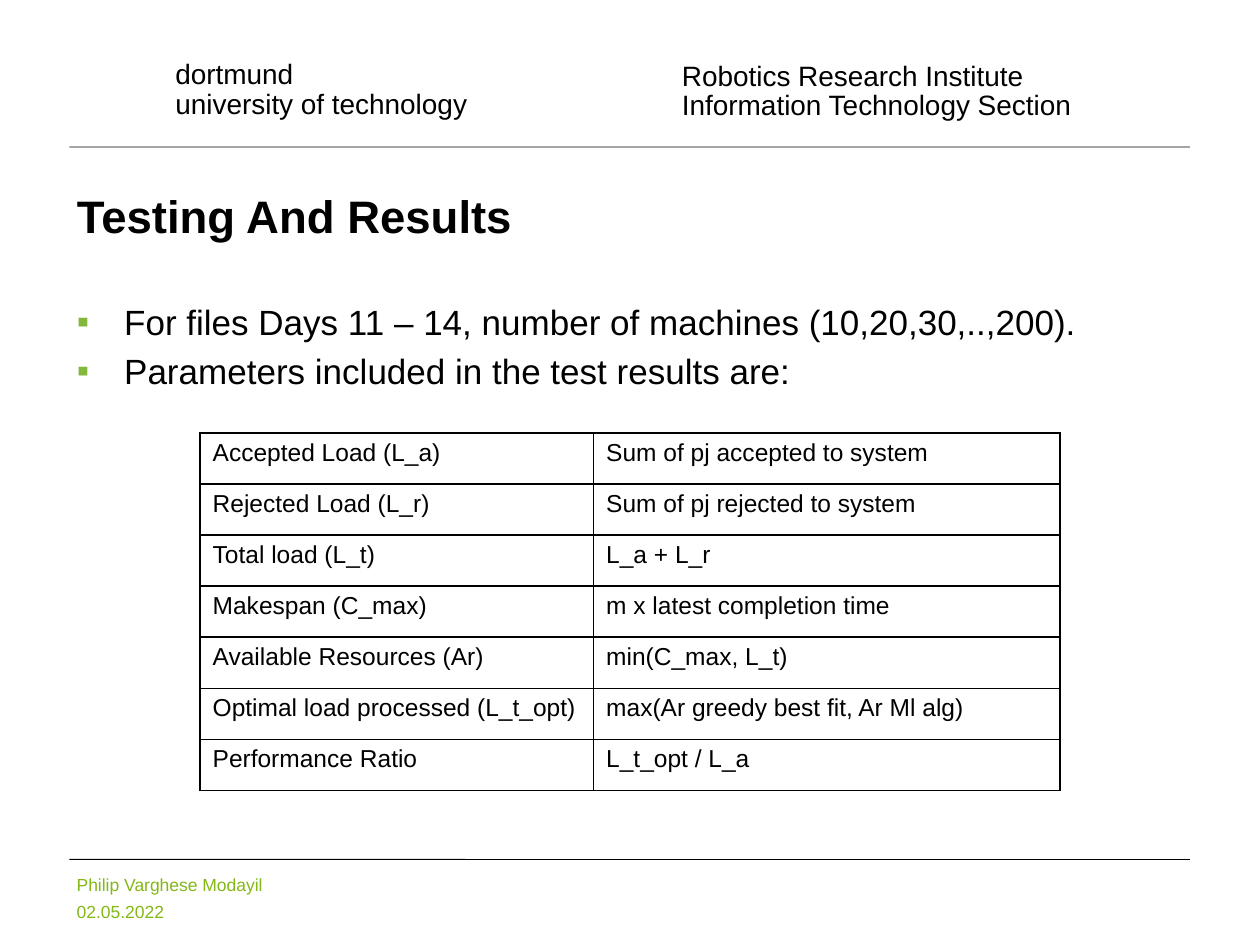
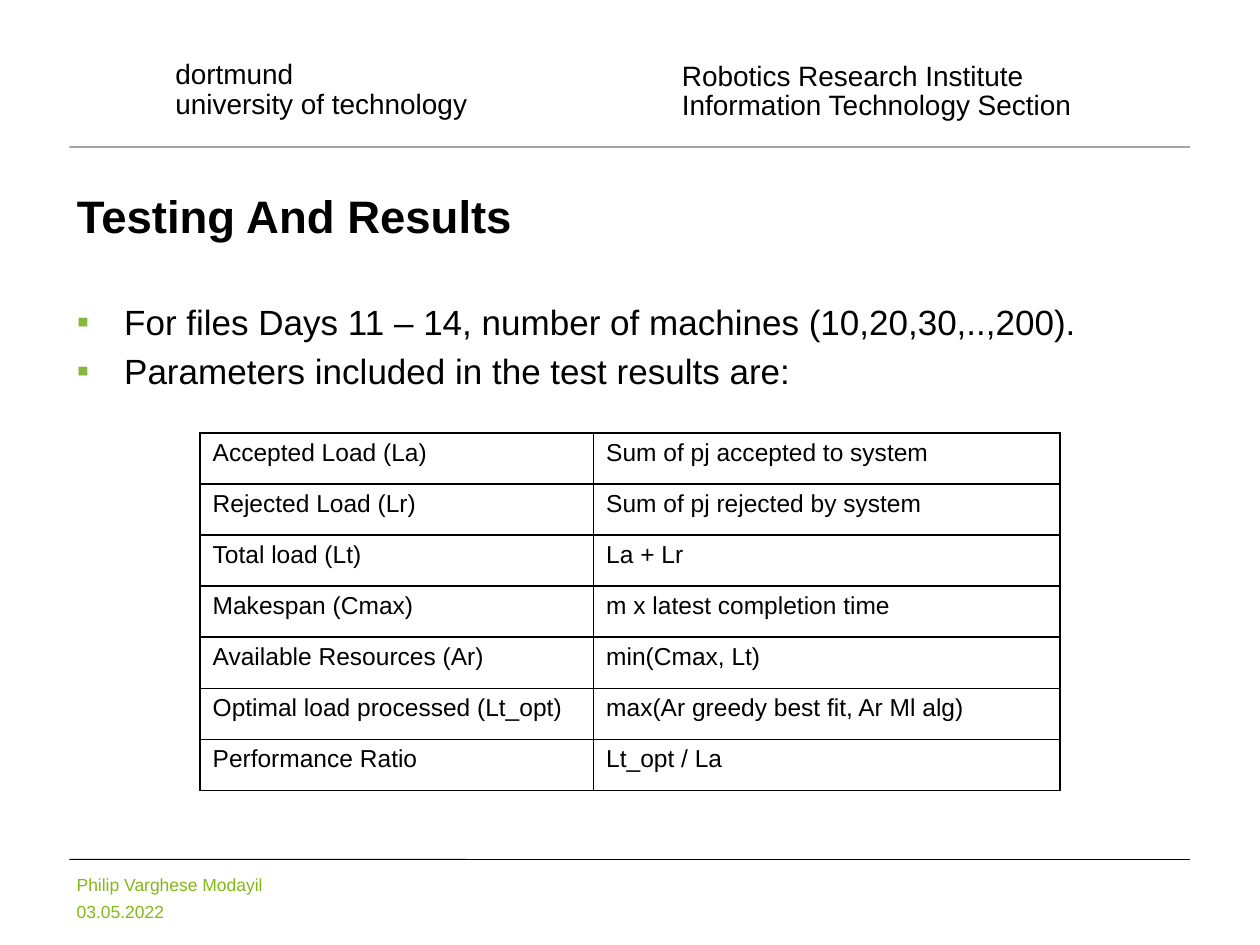
Before and after one commit to pvmodayil/Online-Immediate-Commitment-Job-Scheduling-A-Machine-Learning-Approach, a slide deck: slide 24 of Online Immediate Commitment Job Scheduling A Machine Learning Approach.pptx. Drawn at 1260x945 pixels with LibreOffice and Linux fonts; fonts in the diff are those of the drawing; background and template pictures are left out. Boxes give left, top, right and bottom in pixels: in the first picture for what was removed or moved away, otherwise in the second. Text is boxed around its words. In the diff, an @@ line names an element or a change of style, - is before the commit and + after.

```diff
--- a/Online Immediate Commitment Job Scheduling A Machine Learning Approach.pptx
+++ b/Online Immediate Commitment Job Scheduling A Machine Learning Approach.pptx
@@ table at bbox=[200, 433, 1060, 828] @@
-row 1, column 1: Accepted Load (L_a)
+row 1, column 1: Accepted Load (La)
-row 2, column 1: Rejected Load (L_r)
+row 2, column 1: Rejected Load (Lr)
-row 2, column 2: Sum of pj rejected to system
+row 2, column 2: Sum of pj rejected by system
-row 3, column 1: Total load (L_t)
+row 3, column 1: Total load (Lt)
-row 3, column 2: L_a + L_r
+row 3, column 2: La + Lr
-row 4, column 1: Makespan (C_max)
+row 4, column 1: Makespan (Cmax)
-row 5, column 2: min(C_max, L_t)
+row 5, column 2: min(Cmax, Lt)
-row 6, column 1: Optimal load processed (L_t_opt)
+row 6, column 1: Optimal load processed (Lt_opt)
-row 7, column 2: L_t_opt / L_a
+row 7, column 2: Lt_opt / La
@@ text at bbox=[77, 905, 164, 918]: text changed @@
-02.05.2022
+03.05.2022
```
Also in this commit, not shown: 31 other slides changed, 1 slide added, 2 slides removed.
